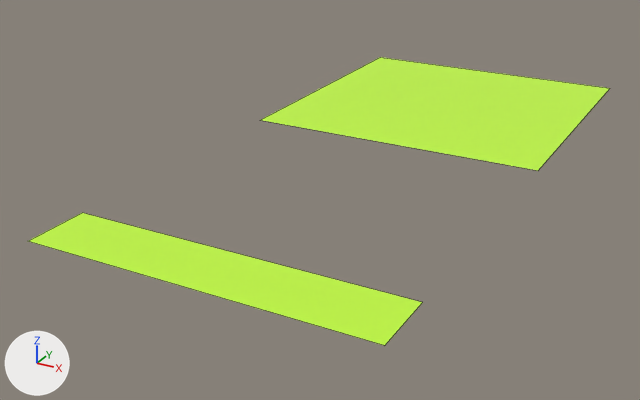
What one commit did to the Blender file art/field.blend.
One viewpoint serves both versions: a 50 mm lens placed at (226.0, -304.0, 200.0), pointed at (-29.0, 159.0, -31.0). Lighting does not change. The marker at lower left points along +X, +Y and +Z. Mesh edges are drawn as thin lines.

In view in the first picture: 'source', 'target'.
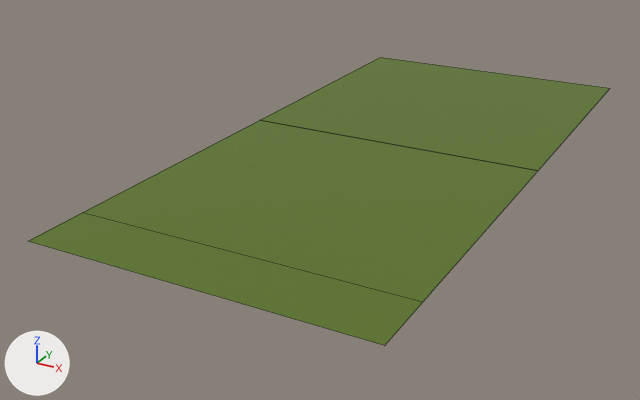
Boxes (x1, y1, x2, y2) around the edits, measured in the pictures (640 x 400 px):
'medium', added (green)
    after: (82, 120, 537, 302)
'target', recoloured
    both: (261, 57, 610, 171)
'source', recoloured
    both: (29, 213, 423, 345)

The change, as a list of edits to the scene's bpy script:
```text
Change mat_base:
    mat_base.base_color: (0.548, 0.974, 0.0476) -> (0.102, 0.174, 0.0118)  # green #c3fc3e -> dark green #5a741c
Add ob_medium:
    ob_medium = bpy.data.objects.new('medium', me_plane_002.copy())  # the mesh of ob_source
    ob_medium.location = (0.0, 110.0, 0.0)
    ob_medium.scale = (1.0, 4.5, 1.0)
```
